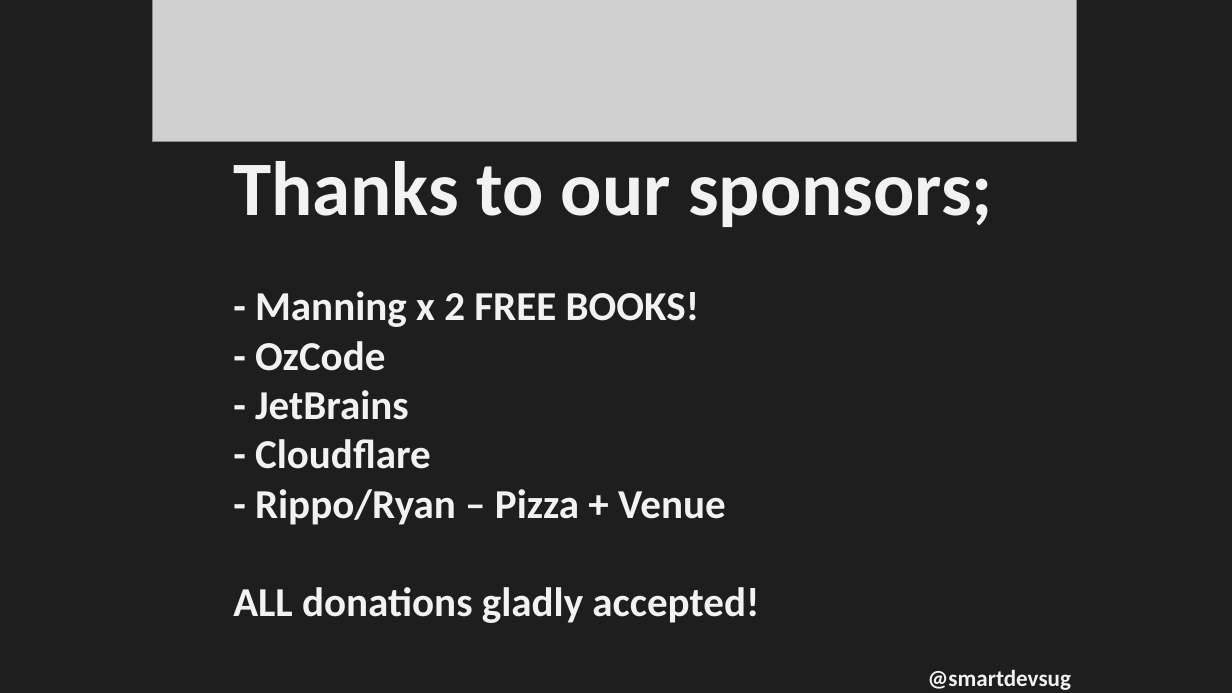
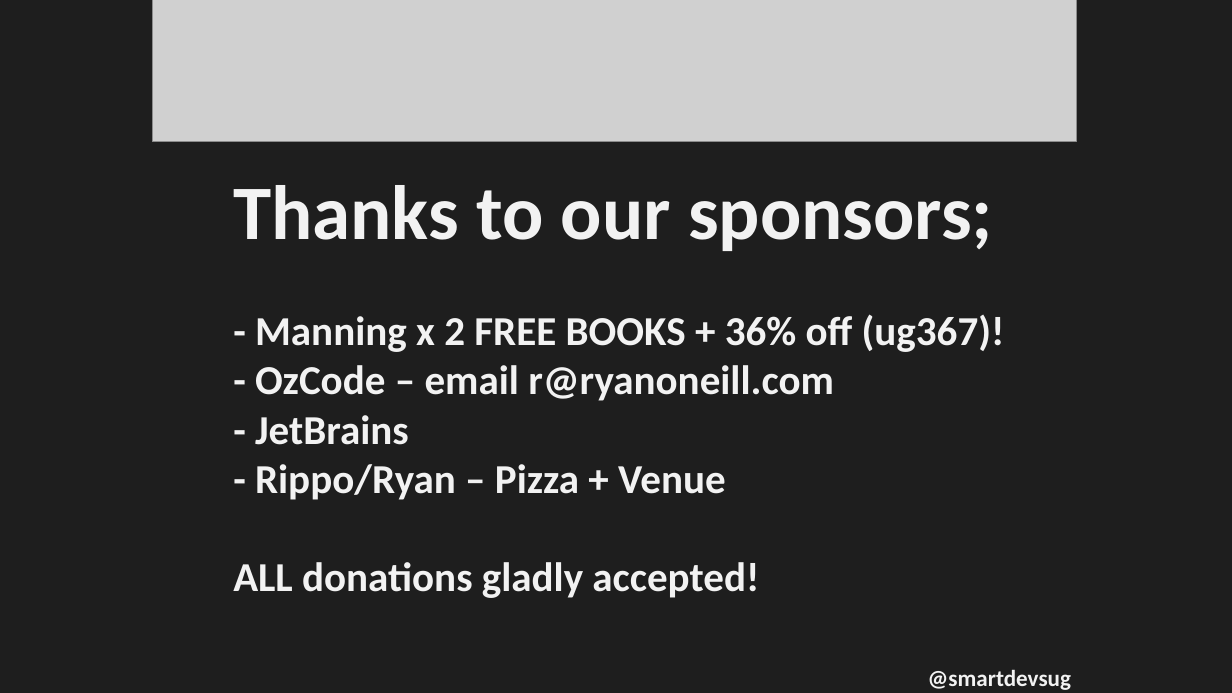
Before and after one commit to rippo/smartdevs, a slide deck: slide 4 of WelcomePresentation-SmartDevs.pptx. Drawn at 1232x693 pixels with LibreOffice and Linux fonts; fonts in the diff are those of the drawing; grey boxes stand for pictures. Boxes give left, top, right and bottom in pixels: in the first picture for what was removed or moved away, otherwise in the second. Text is boxed around its words. In the diff, an @@ line names an element or a change of style, - is before the commit and + after.

```diff
--- a/WelcomePresentation-SmartDevs.pptx
+++ b/WelcomePresentation-SmartDevs.pptx
@@ text at <box>255,314,1005,401</box>: text changed @@
-- Manning x 2 FREE BOOKS!
-- OzCode
+- Manning x 2 FREE BOOKS + 36% off (ug367)!
+- OzCode – email r@ryanoneill.com
@@ text at <box>255,439,431,469</box>: paragraph removed @@
-- Cloudflare
```
Also in this commit, not shown: 2 other slides changed.
